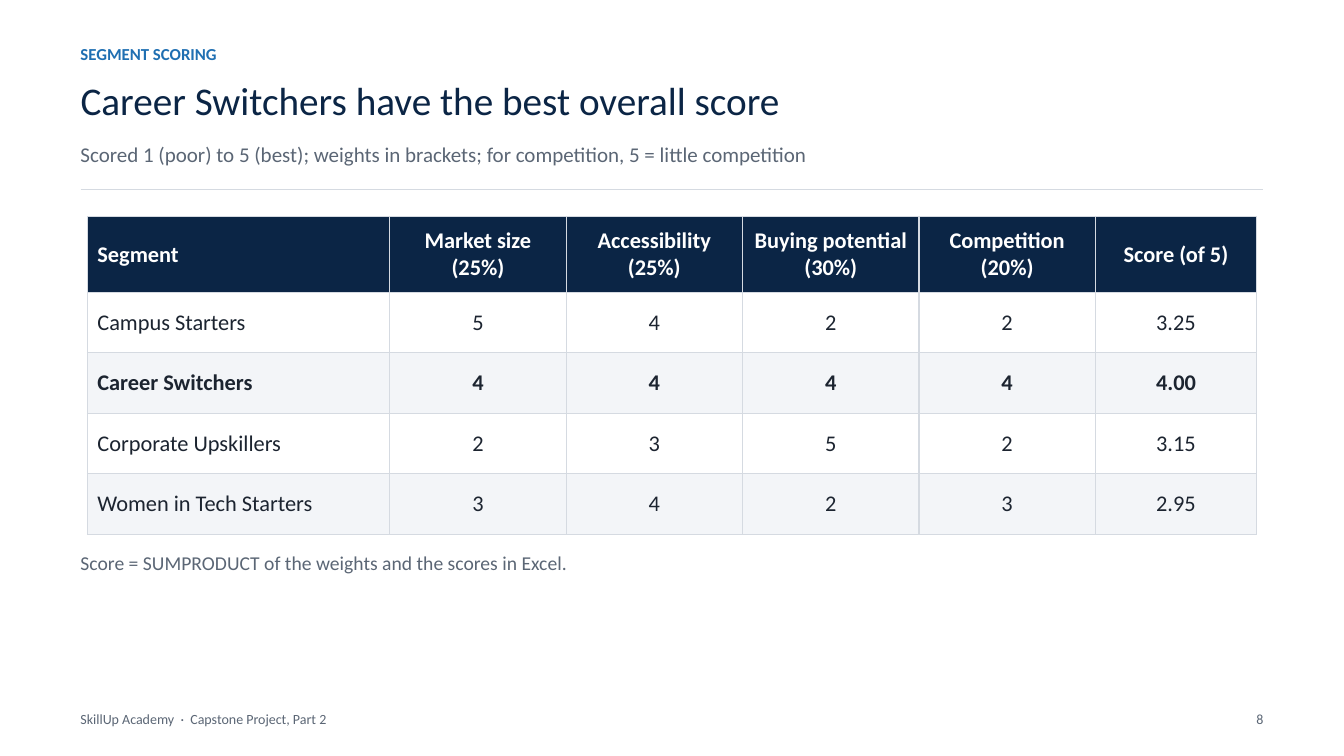
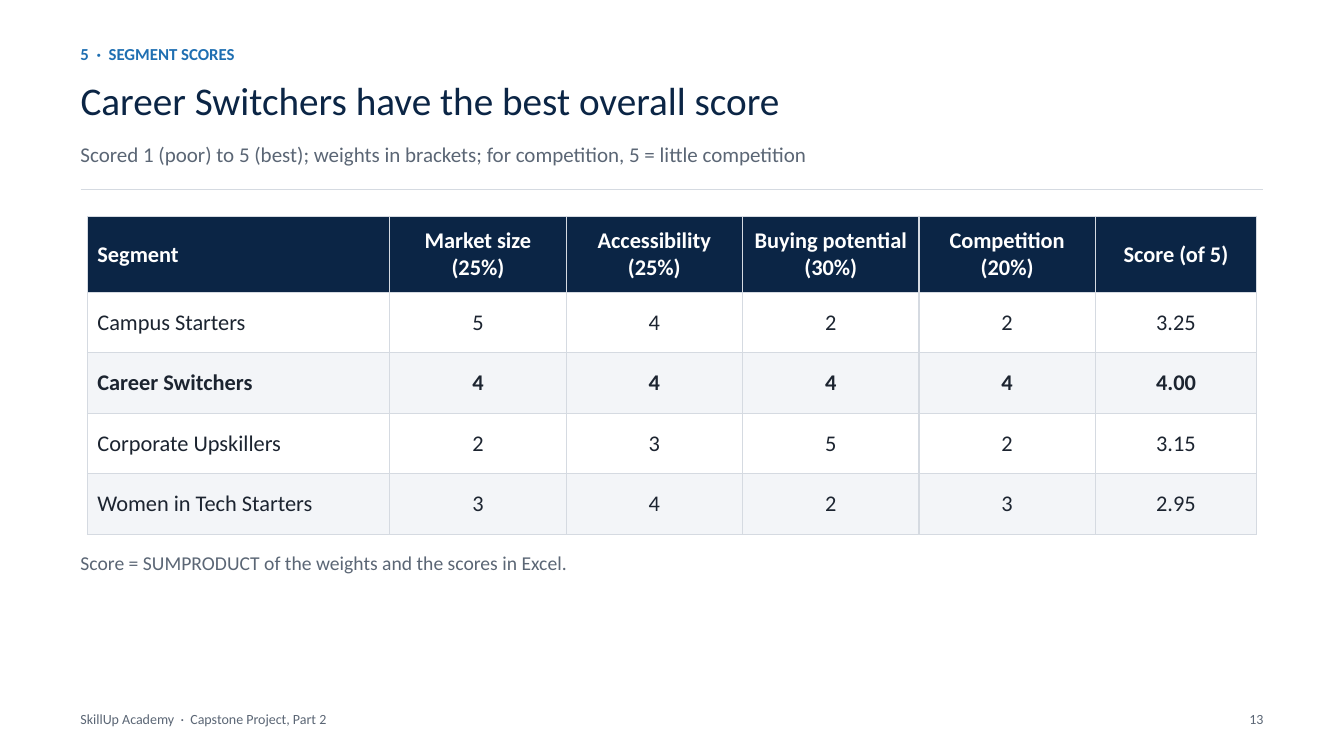
Before and after one commit to BadboyVee/BlackHoleeee, a slide deck: slide 13 of capstone/Customer_Analysis.pptx (slide 8 before the commit). Drawn at 1344x756 pixels with LibreOffice and Linux fonts; fonts in the diff are those of the drawing. Boxes give left, top, right and bottom in pixels: in the first picture for what was removed or moved away, otherwise in the second. Text is boxed around its words. In the diff, an @@ line names an element or a change of style, - is before the commit and + after.

```diff
--- a/capstone/Customer_Analysis.pptx
+++ b/capstone/Customer_Analysis.pptx
@@ text at (x1=80, y1=49, x2=234, y2=60): text changed @@
-SEGMENT SCORING
+5 · SEGMENT SCORES
@@ text at (x1=1249, y1=715, x2=1263, y2=724): text changed @@
-8
+13
```
Also in this commit, not shown: 12 other slides changed, 2 slides added, 1 slide removed, 7 other files.
